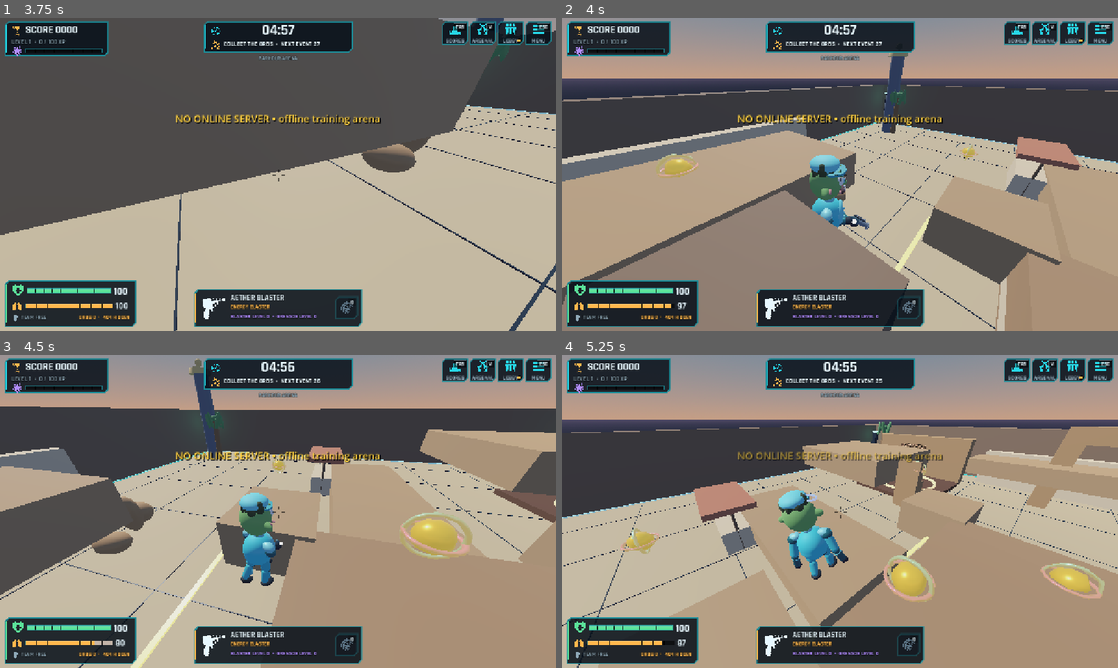
Above: before the commit, frames 1-4 (two rows, left to right).
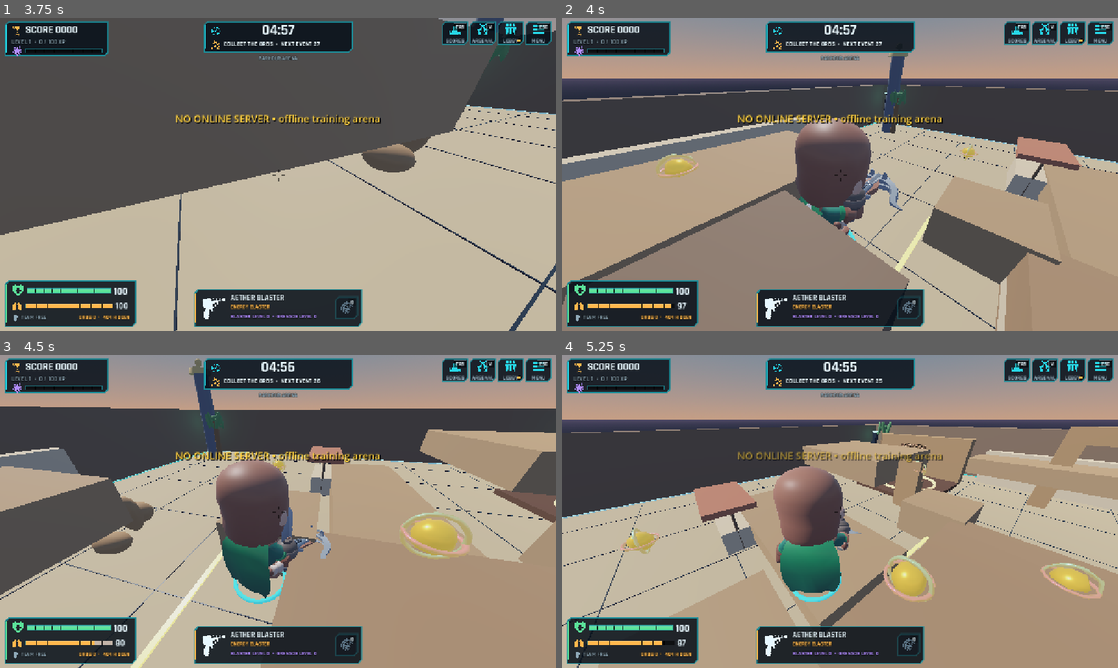
Above: after the commit, the same moments.

Repository: cemilocaq-star/Game
Game: Godot game, scene res://main.tscn
Same seed, same stepped clock (60 frames per second), same inputs: the game is played once before the commit and once after it. Sound files missing from this copy of the repository are replaced by a short silence.
Inputs (mouse positions are in pixels of both pictures, inside the frame that each line leads up to):
- Up to frame 1 (3.75 s): click (278, 121) at 0.52 s; type "Alex" at 0.6 s; click (278, 212) at 0.75 s; type "Alex" at 0.83 s; click (278, 237) at 0.98 s; type "12" at 1.07 s; click "QONAQ KİMİ OYNA" at 1.25 s; click (417, 124) at 2.02 s; type "12" at 2.1 s; click "BAŞLA • TƏLİM ARENASI" at 2.75 s; tap Enter at 3.5 s; move the mouse to (305, 174) at 3.52 s; press the mouse at (305, 174) at 3.53 s; hold W (move_forward) from 3.53 s (still down)
- Up to frame 2 (4 s): keep holding W (move_forward); tap Space (jump) at 3.77 s
- Up to frame 3 (4.5 s): keep holding W (move_forward); tap Space (jump) at 4.07 s; move the mouse to (250, 511) at 4.27 s; release the mouse at (250, 511) at 4.28 s; tap Q (dash) at 4.35 s
- Up to frame 4 (5.25 s): keep holding W (move_forward); tap Space (jump) at 4.52, 4.82 s; click (812, 511) at 4.55 s; move the mouse to (851, 505) at 5.02 s; press the mouse at (851, 505) at 5.03 s; tap K (emote_clap) at 5.1 s

Frame 1 is identical in both runs. In frame 2, 4.0% of the frame differs, in the area x 41-62%, y 32-72%; in frame 3, 4.7%, in the area x 38-60%, y 33-80%; in frame 4, 4.6%.

Commit message:
Local third-person body uses the skeletal avatar too

Diff:
--- a/scripts/player.gd
+++ b/scripts/player.gd
@@ -5,6 +5,7 @@
 const EMOTE_CATALOG := preload("res://scripts/emote_catalog.gd")
 const CharacterMotionRig = preload("res://scripts/character_motion_rig.gd")
 const ARCADE_WEAPON_VISUALS = preload("res://scripts/arcade_weapon_visuals.gd")
+const SKELETAL_AVATAR = preload("res://scripts/skeletal_avatar.gd")
 const WEAPON_FEEL = preload("res://scripts/weapon_feel.gd")
 const FOOTSTEPS = preload("res://scripts/footstep_audio.gd")
 const LOOK_CONTROL = preload("res://scripts/look_control.gd")
@@ -116,6 +117,8 @@
 var _prev_look := Vector2.ZERO
 ## The weapon the character carries in the world (seen in third person and the intro).
 var _tp_weapon: Node3D
+## Skinned third-person body (skeletal_avatar.gd). The procedural body keeps animating but is not rendered.
+var _avatar: Node3D
 var _tp_weapon_info: Dictionary = {}
 var _tp_kick := 0.0
 var _look_primed := false
@@ -193,6 +196,7 @@
 
 	# Keep the local avatar out of the first-person camera while preserving shadows.
 	_set_visual_layer_recursive(self, 2)
+	_build_avatar()
 	_camera = Camera3D.new()
 	_camera.position = Vector3(0, 1.55, -0.34)
 	_camera.current = true
@@ -209,6 +213,20 @@
 		halo.position = Vector3(0, 2.0, 0)
 		_set_visual_layer_recursive(halo, 2)
 		add_child(halo)
+
+
+## The skinned character other players also see. Like the rest of the body it is only drawn by the external
+## camera (render layer 2); the procedural body stays in the tree, animated, but is given no render layer.
+func _build_avatar() -> void:
+	var avatar := SKELETAL_AVATAR.new()
+	avatar.name = "SkeletalAvatar"
+	if not avatar.build(cosmetic_outfit, cosmetic_color):
+		avatar.free()
+		return
+	add_child(avatar)
+	_avatar = avatar
+	_set_visual_layer_recursive(avatar, 2)
+	_set_visual_layer_recursive(_body_mesh, 0)
 
 
 func _set_visual_layer_recursive(node: Node, layer_mask: int) -> void:
@@ -309,6 +327,10 @@
 	if tp_armed:
 		hold = WEAPON_HOLD.reload_hold_targets(_tp_weapon_info, presentation_pitch, reload_weight)
 	CharacterMotionRig.animate(_motion_rig, _motion_clock, Vector2(velocity.x, velocity.z).length(), is_on_floor(), _is_sliding, active_emote, delta, hold)
+	if is_instance_valid(_avatar):
+		var flat_velocity := Vector3(velocity.x, 0.0, velocity.z)
+		_avatar.visible = not is_instance_valid(_body_mesh) or _body_mesh.visible
+		_avatar.update_pose(delta, flat_velocity.length(), global_transform.basis.inverse() * flat_velocity, is_on_floor(), _is_sliding, active_emote, tp_armed, reload_weight > 0.0)
 	_tp_kick = move_toward(_tp_kick, 0.0, delta * 7.0)
 	if is_instance_valid(_tp_weapon):
 		_tp_weapon.visible = tp_armed and (third_person or _intro_left > 0.0)
@@ -593,6 +615,8 @@
 	if dead == is_dead:
 		return
 	is_dead = dead
+	if is_instance_valid(_avatar):
+		_avatar.set_dead(dead)
 	_aim_held = false
 	for tween: Tween in [_weapon_equip_tween, _weapon_inspect_tween, _weapon_fire_tween]:
 		if tween != null and tween.is_valid():
@@ -674,9 +698,12 @@
 	_tp_weapon_info = WEAPON_HOLD.measure(_tp_weapon, selected_weapon_id)
 	_tp_weapon.scale = Vector3.ONE * WEAPON_HOLD.WEAPON_SCALE
 	_tp_weapon.position = WEAPON_HOLD.GLOVE_LOCAL - (_tp_weapon_info.grip as Vector3) * WEAPON_HOLD.WEAPON_SCALE
-	_set_visual_layer_recursive(_tp_weapon, 2)
+	_set_visual_layer_recursive(_tp_weapon, 0 if is_instance_valid(_avatar) else 2)
 	_tp_weapon.visible = false
 	elbow.add_child(_tp_weapon)
+	if is_instance_valid(_avatar):
+		_avatar.set_weapon(selected_weapon_id, weapon_data.get("color", Color("#8CEEFF")))
+		_set_visual_layer_recursive(_avatar, 2)
 
 
 func _blaster_material(color: Color, metallic_value: float, emissive: bool = false) -> StandardMaterial3D:
@@ -765,6 +792,8 @@
 		return
 	_blaster_cooldown = float(ARCADE_WEAPON_LOCAL.get(selected_weapon_id, ARCADE_WEAPON_LOCAL["aether"]).get("cooldown", 0.24))
 	_tp_kick = 1.0
+	if is_instance_valid(_avatar):
+		_avatar.fire()
 	_view_anim.fire(clampf(pow(_blaster_cooldown / 0.24, 0.55), 0.45, 1.8), 1.0 if randf() > 0.5 else -1.0)
 	_animate_weapon_fire()
 	var origin := _camera.global_position
